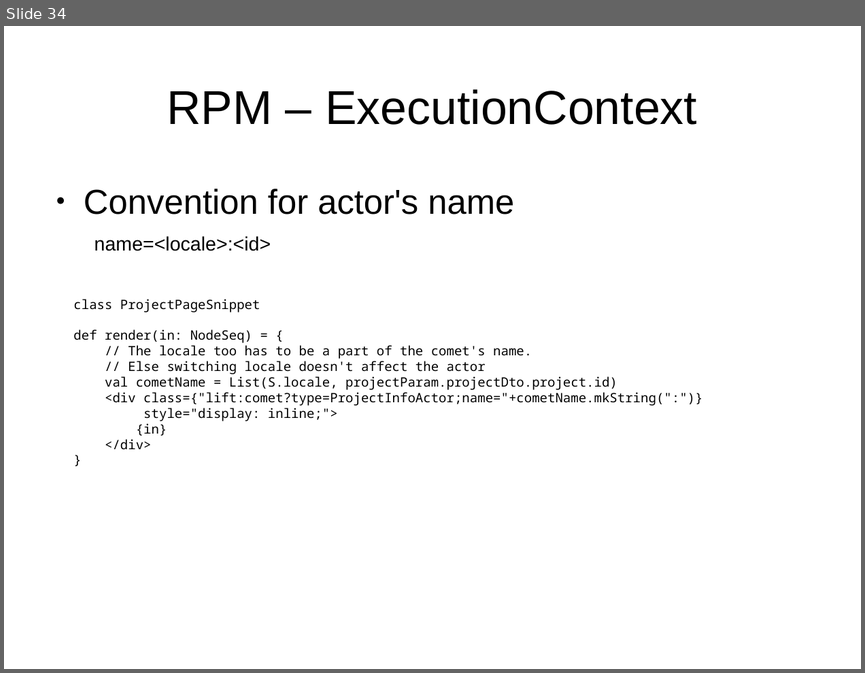
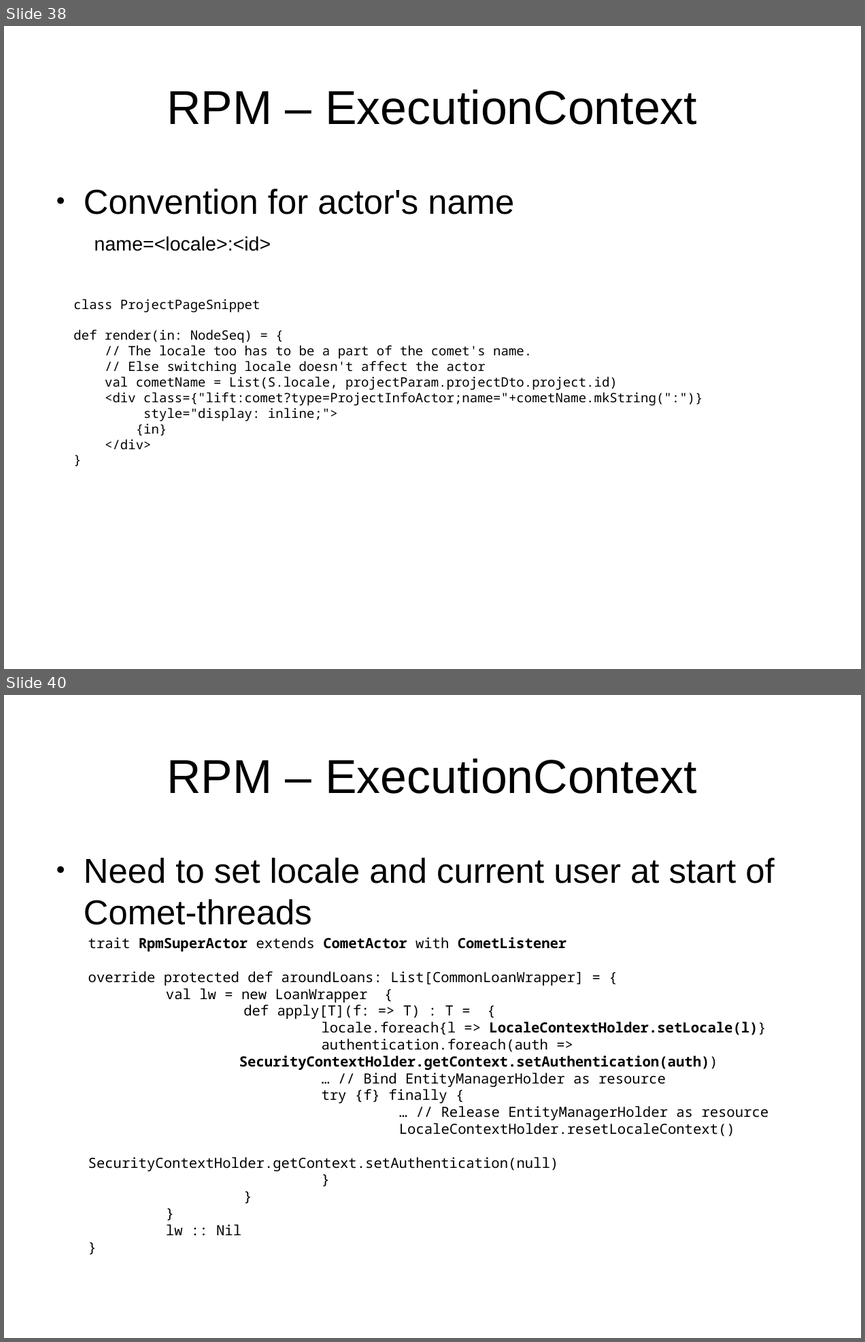
Before and after one commit to andreak/slol-2011, a slide deck: Scala-LiftOff-2011-lift-from-jee-perspective.odp. Shown one above the other, each under a label of ours: slide 34 before the commit, slides 38 and 40 after it; the slides between them are not shown. The pictures are 865x673 and 865x1342 pixels, drawn with LibreOffice and Linux fonts; fonts in the diff are those of the drawing. Boxes give left, top, right and bottom in pixels: in the first picture for what was removed or moved away, otherwise in the second. Text is boxed around its words. In the diff, an @@ line names an element or a change of style, - is before the commit and + after.

```diff
--- a/Scala-LiftOff-2011-lift-from-jee-perspective.odp
+++ b/Scala-LiftOff-2011-lift-from-jee-perspective.odp
@@ slide 40 added at [4, 695, 861, 1338], background #FFFFFF @@
@@ title added at [167, 758, 697, 794], 44 pt, text #000000 @@
+RPM – ExecutionContext
@@ text added at [84, 858, 774, 925], 32 pt, text #000000 @@
+● Need to set locale and current user at start of Comet-threads
@@ text added at [88, 937, 768, 1235], 13 pt, text #000000 @@
+trait RpmSuperActor extends CometActor with CometListener
+override protected def aroundLoans: List[CommonLoanWrapper] = {
+val lw = new LoanWrapper {
+def apply[T](f: => T) : T = {
+locale.foreach{l => LocaleContextHolder.setLocale(l)}
+authentication.foreach(auth =>
+SecurityContextHolder.getContext.setAuthentication(auth))
+… // Bind EntityManagerHolder as resource
+try {f} finally {
+… // Release EntityManagerHolder as resource
+LocaleContextHolder.resetLocaleContext()
+SecurityContextHolder.getContext.setAuthentication(null)
+}
+}
+}
+lw :: Nil
+}
@@ what was slide 34 is now slide 38 @@
```
Also in this commit, not shown: 4 slides changed, 4 other slides added.
